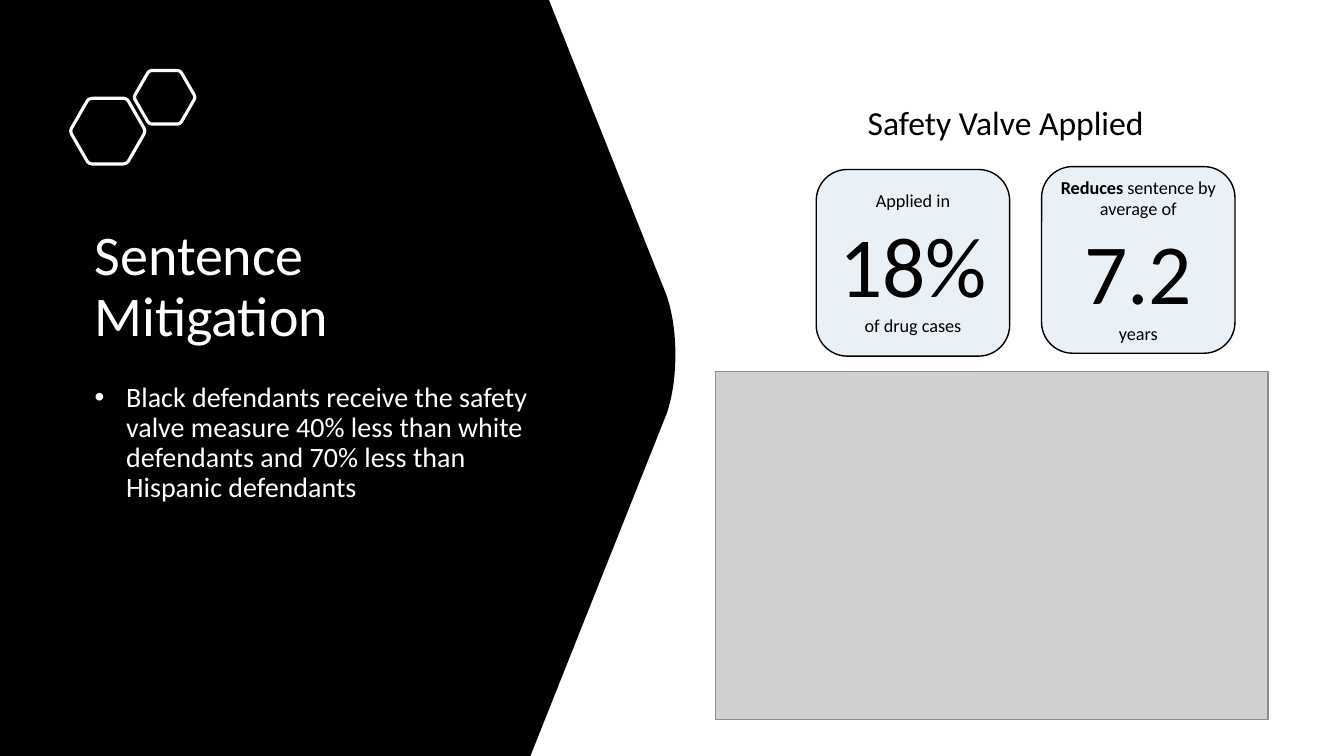
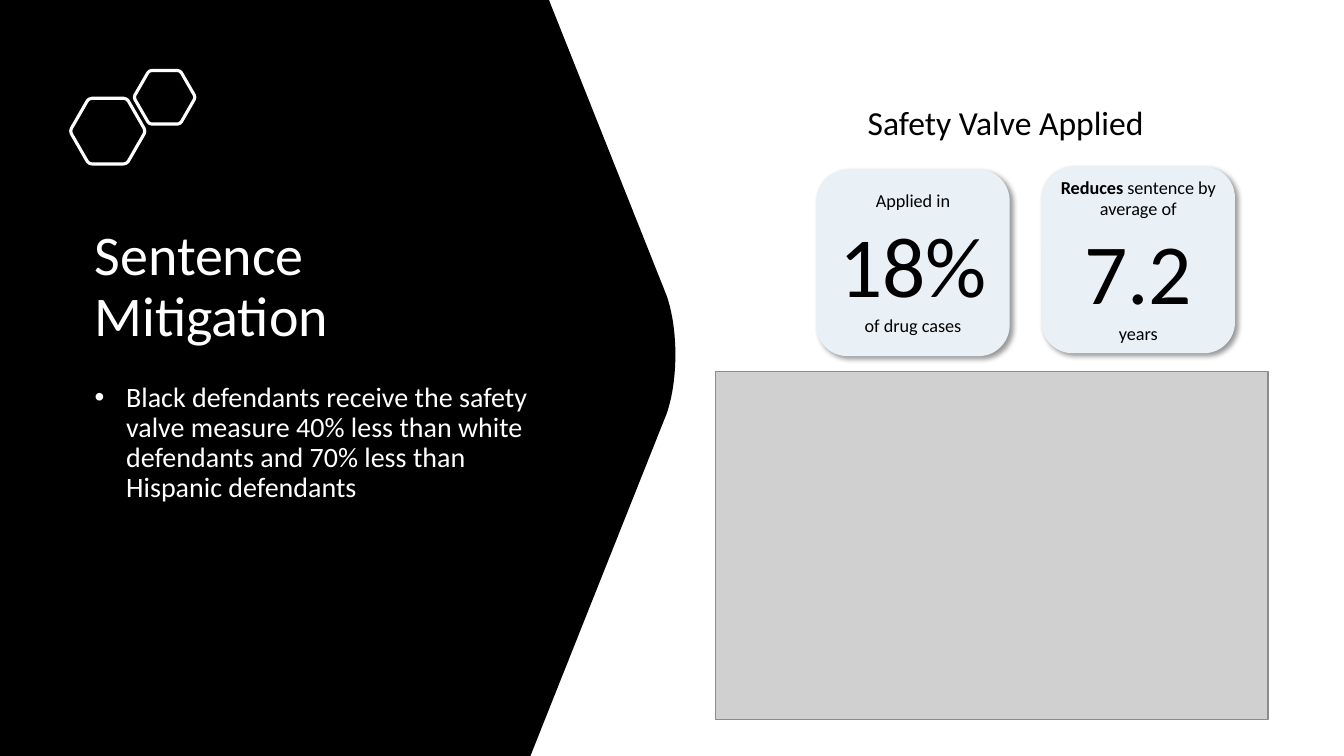
Before and after one commit to jenwhitson/sentencing_project, a slide deck: slide 15 of Presentation.pptx. Drawn at 1344x756 pixels with LibreOffice and Linux fonts; fonts in the diff are those of the drawing; grey boxes stand for pictures. Boxes give left, top, right and bottom in pixels: in the first picture for what was removed or moved away, otherwise in the second. Text is boxed around its words. In the diff, an @@ line names an element or a change of style, - is before the commit and + after.

Commit message:
updated formatting

```diff
--- a/Presentation.pptx
+++ b/Presentation.pptx
@@ rounded rectangle "Applied in" at box(817, 169, 1010, 356): outline #000000 1 pt to none; shadow on @@
@@ rounded rectangle "Reduces sentence by average of" at box(1042, 166, 1235, 353): outline #000000 1 pt to none; shadow on @@
```
Also in this commit, not shown: 8 other slides changed.
